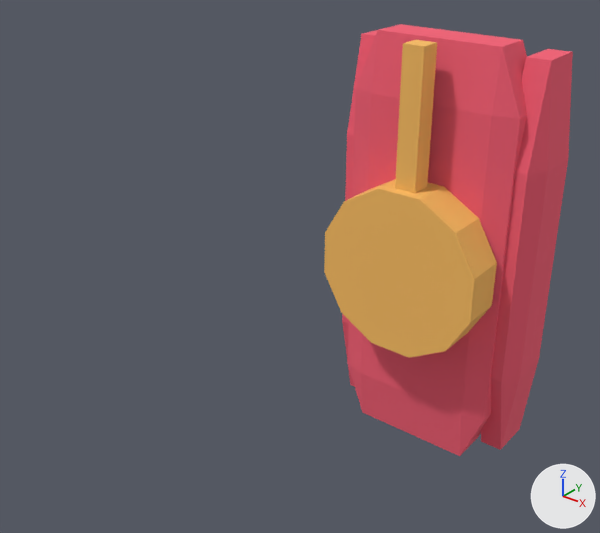
An edit to the OBJ model Content/models/tank.obj, drawn before and after from the same camera.
Camera for both pictures: a 50 mm lens placed at (34.8, -69.9, 32.9), pointed at (-1.7, -24.2, 4.6). Arrows for +X, +Y and +Z are at lower right; the lights stay in place. The older version comes first. Where no turn or scale is listed for an object, it has been applied to the vertices.

The first picture shows 'obj_0', 'obj_1', 'obj_2', 'obj_3'.
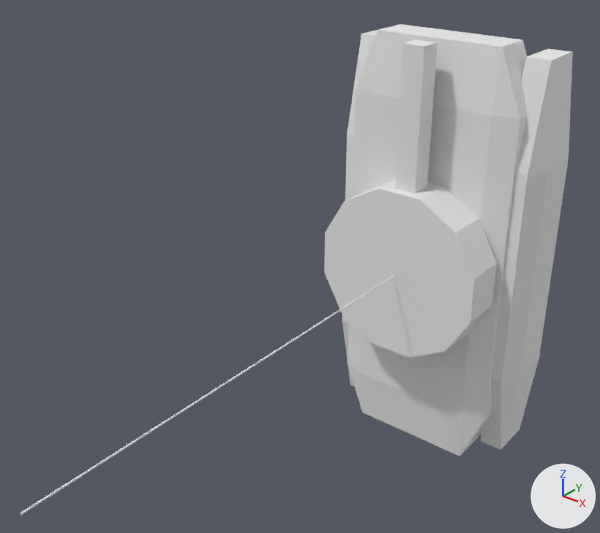
Edits to the scene script, one JSON object a line:
```json
{"op": "set", "path": "mat_color_15277357.base_color", "old": "(0.914, 0.114, 0.176)", "new": "(0.8, 0.8, 0.8)", "note": "red #f55f74 -> white #e7e7e7"}
{"op": "set", "path": "mat_color_16089887.base_color", "old": "(0.961, 0.514, 0.122)", "new": "(0.8, 0.8, 0.8)", "note": "orange #fbbe62 -> white #e7e7e7"}
{"op": "add", "block": "mat_color_16768282", "code": ["mat_color_16768282 = principled_material('color_16768282')", "mat_color_16768282.base_color = (0.8, 0.8, 0.8)  # white #e7e7e7", "mat_color_16768282.roughness = 1.0"]}
{"op": "add", "block": "me_obj_4", "code": ["me_obj_4 = bpy.data.meshes.new('obj_4')", "me_obj_4.from_pydata([(0.0, -51.5, 0.0), (0.0, -13.0, 0.0), (0.0, -51.5, 0.1), (0.0, -13.0, 0.1), (0.0, -51.5, 0.1), (0.0, -13.0, 0.1), (0.0, -51.5, 0.0), (0.0, -13.0, 0.0)], [], [(0, 1, 2), (1, 3, 2), (4, 5, 6), (5, 7, 6), (4, 6, 2), (6, 0, 2), (7, 5, 1), (5, 3, 1), (6, 7, 0), (7, 1, 0), (2, 3, 4), (3, 5, 4)])", "me_obj_4.materials.append(mat_color_16768282)  # white #e7e7e7"]}
{"op": "add", "block": "ob_obj_4", "code": ["ob_obj_4 = bpy.data.objects.new('obj_4', me_obj_4)", "ob_obj_4.location = (0.0, 0.0, 0.0)"]}
```

Boxes [x1, y1, x2, y2] around the edits, measured in the pictures (600 x 533 px):
```json
{"object": "obj_0", "change": "recoloured", "before": [348, 24, 527, 456], "after": [348, 24, 527, 456], "on screen": "red to white"}
{"object": "obj_1", "change": "recoloured", "before": [324, 40, 497, 358], "after": [324, 40, 497, 358], "on screen": "orange to white"}
{"object": "obj_2", "change": "recoloured", "before": [481, 49, 573, 450], "after": [481, 49, 573, 450], "on screen": "red to white"}
{"object": "obj_3", "change": "recoloured", "before": [342, 27, 388, 387], "after": [342, 27, 388, 387]}
{"object": "obj_4", "change": "added", "after": [20, 275, 395, 515]}
```
